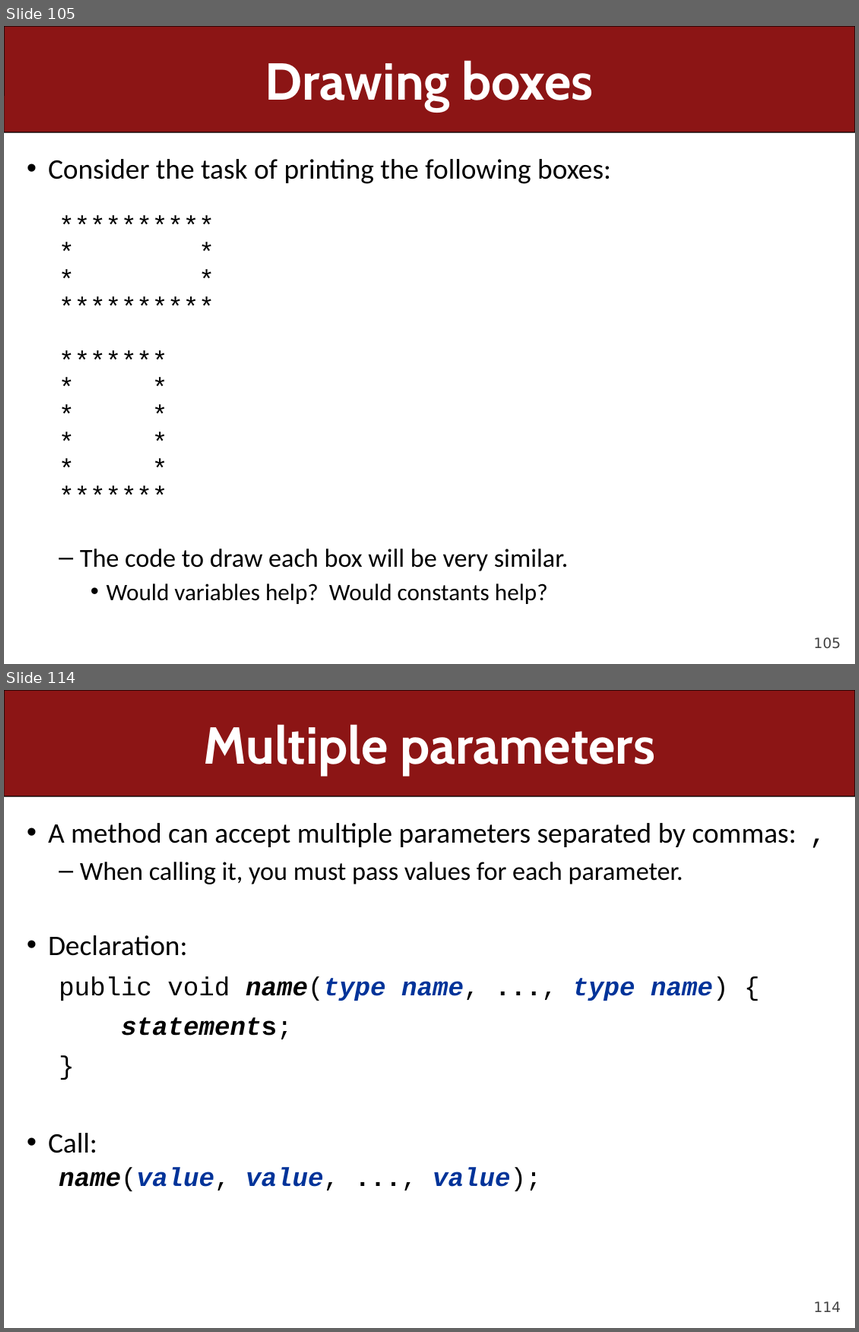
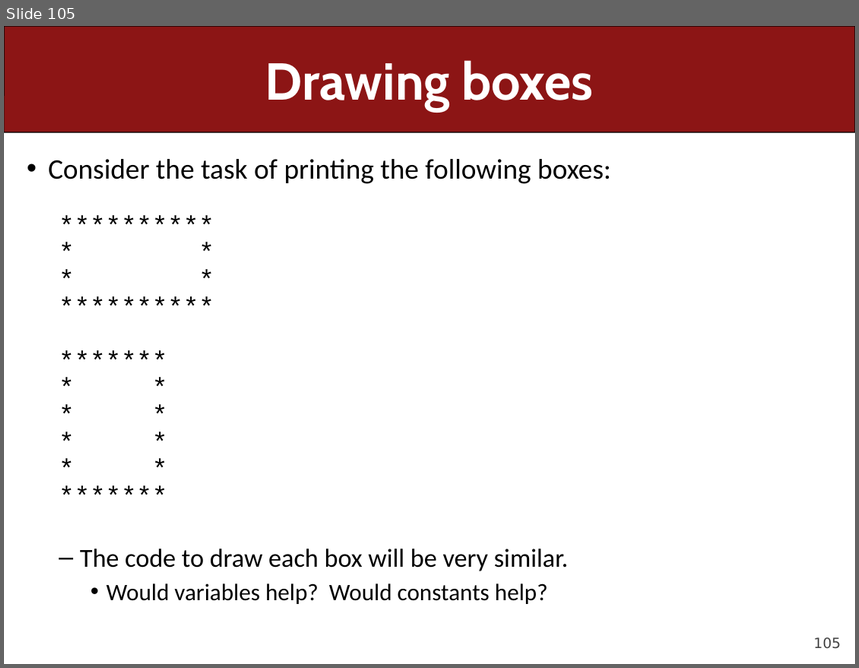
Before and after one commit to ckincaid17/cs106a-summer-2018, a slide deck: WWW/lectures/Lecture6/Lecture6.pptx. Shown one above the other, each under a label of ours: slides 105 and 114 before the commit, slide 105 after it; the slides between them are not shown. The pictures are 859x1332 and 859x668 pixels, drawn with LibreOffice and Linux fonts; fonts in the diff are those of the drawing. Boxes give left, top, right and bottom in pixels: in the first picture for what was removed or moved away, otherwise in the second. Text is boxed around its words. In the diff, an @@ line names an element or a change of style, - is before the commit and + after.

```diff
--- a/WWW/lectures/Lecture6/Lecture6.pptx
+++ b/WWW/lectures/Lecture6/Lecture6.pptx
@@ slide 114 removed at box(4, 690, 855, 1328), background #FFFFFF; not listed: 2 template elements that a slide beside it also shows @@
@@ title removed at box(203, 724, 655, 775) @@
-Multiple parameters
@@ text removed at box(48, 823, 797, 1192) @@
-• A method can accept multiple parameters separated by commas: ,
-  – When calling it, you must pass values for each parameter.
-• Declaration:
-  public void name(type name, ..., type name) {
-  statements;
-  }
-• Call:
-  name(value, value, ..., value);
```
Also in this commit, not shown: 2 slides changed, 13 other slides removed, 19 other files.
